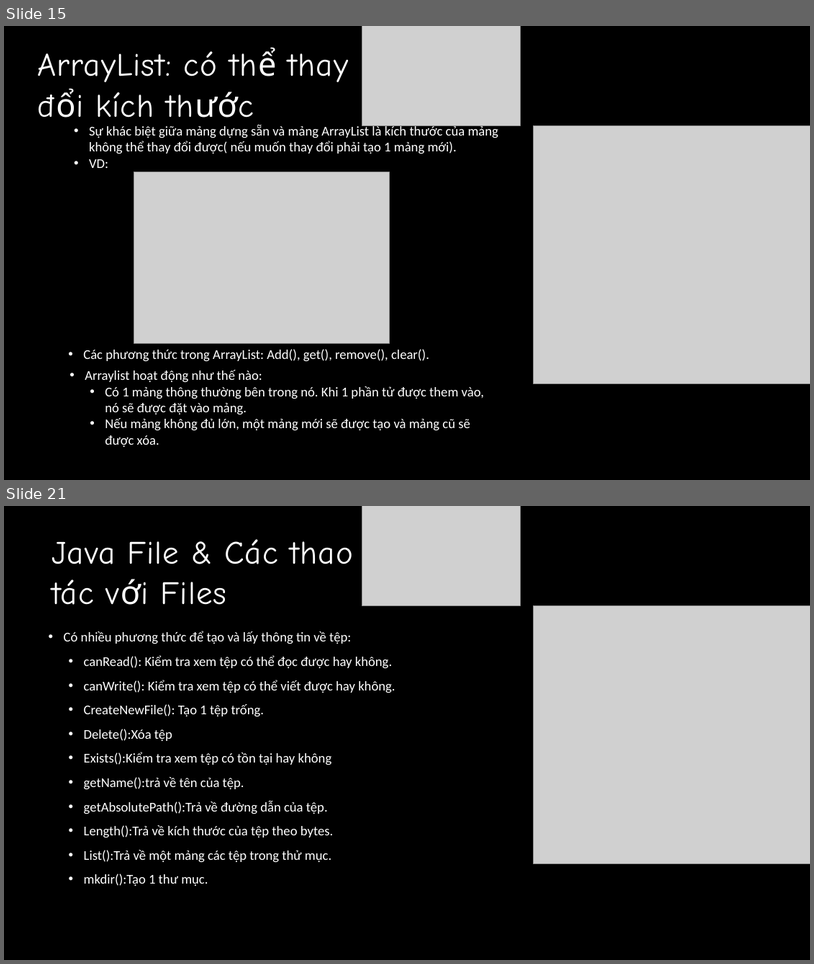
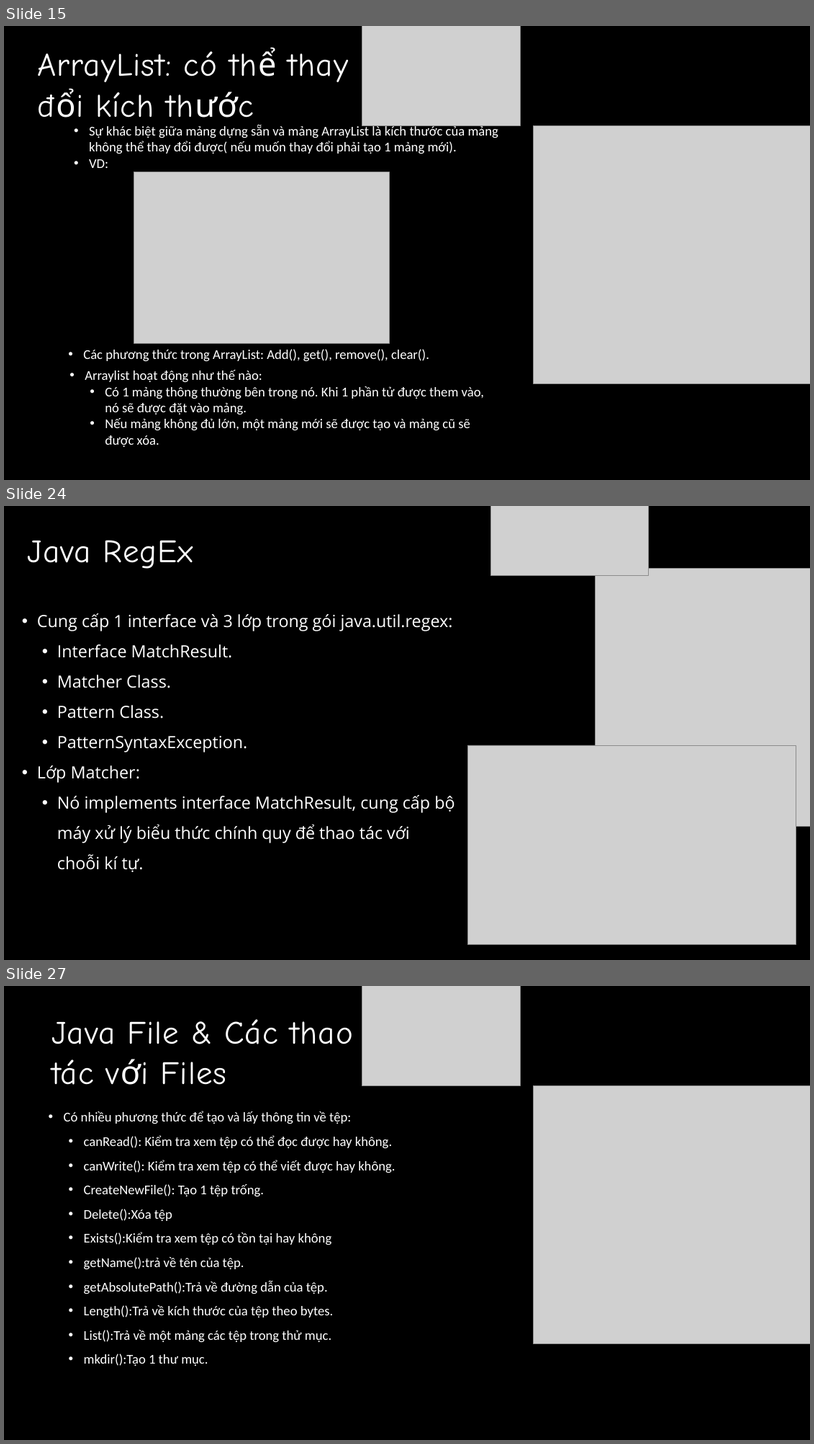
Before and after one commit to QuyetTien1308/intern-nvqtien, a slide deck: baocaotuan1.pptx. Shown one above the other, each under a label of ours: slides 15 and 21 before the commit, slides 15, 24 and 27 after it; the slides between them are not shown. The pictures are 814x964 and 814x1444 pixels, drawn with LibreOffice and Linux fonts; fonts in the diff are those of the drawing; grey boxes stand for pictures. Boxes give left, top, right and bottom in pixels: in the first picture for what was removed or moved away, otherwise in the second. Text is boxed around its words. In the diff, an @@ line names an element or a change of style, - is before the commit and + after.

```diff
--- a/baocaotuan1.pptx
+++ b/baocaotuan1.pptx
@@ slide 24 added at box(4, 506, 810, 960), background #000000 @@
@@ picture added at box(491, 506, 648, 575) @@
@@ text added at box(28, 540, 193, 569), 58 pt, text #FFFFFF @@
+Java RegEx
@@ picture added at box(596, 568, 810, 826) @@
@@ text added at box(37, 613, 455, 872), 30 pt, text #FFFFFF @@
+• Cung cấp 1 interface và 3 lớp trong gói java.util.regex:
+  • Interface MatchResult.
+  • Matcher Class.
+  • Pattern Class.
+  • PatternSyntaxException.
+• Lớp Matcher:
+  • Nó implements interface MatchResult, cung cấp bộ máy xử lý biểu thức chính quy để thao tác với choỗi kí tự.
@@ picture added at box(468, 745, 796, 944) @@
@@ what was slide 21 is now slide 27 @@
```
Also in this commit, not shown: 6 slides changed, 9 other slides added.
